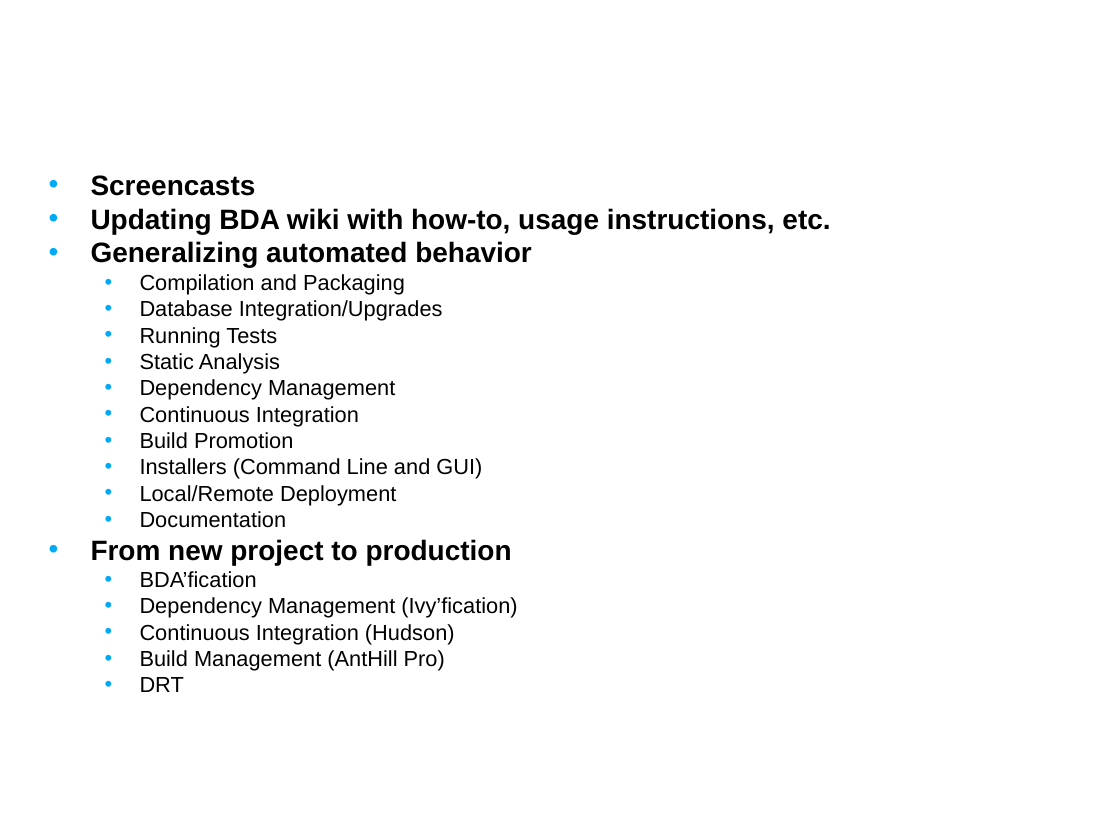
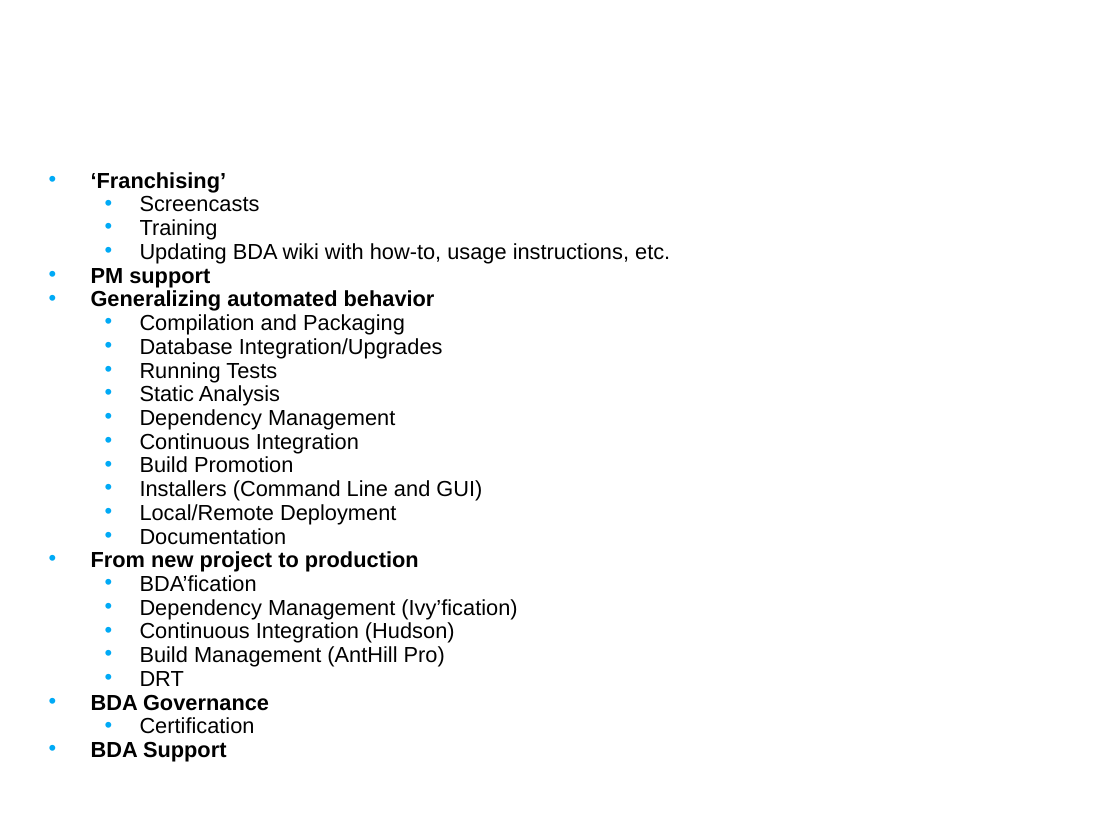
Before and after one commit to NCIP/automation, a slide deck: slide 4 of docs/presentations/bda-priorities-fy09q1.ppt. Drawn at 1120x840 pixels with LibreOffice and Linux fonts; fonts in the diff are those of the drawing; background and template pictures are left out. Boxes give left, top, right and bottom in pixels: in the first picture for what was removed or moved away, otherwise in the second. Text is boxed around its words. In the diff, an @@ line names an element or a change of style, - is before the commit and + after.

```diff
--- a/docs/presentations/bda-priorities-fy09q1.ppt
+++ b/docs/presentations/bda-priorities-fy09q1.ppt
@@ text at bbox=[91, 172, 227, 193]: paragraph added @@
+• ‘Franchising’
@@ text at bbox=[91, 195, 670, 686]: size 18 to 14 pt in "Screencasts", "Updating BDA wiki with how-to, usage instructions, ...", "Generalizing automated behavior", "From new project to production"; bold off in "Screencasts", "Updating BDA wiki with how-to, usage instructions, ..."; list level 1 to 2 in "Screencasts"; line spacing 0.8 to 0.7; list level 1 to 2 in "Updating BDA wiki with how-to, ..."; less space between paragraphs @@
@@ text at bbox=[140, 219, 218, 240]: paragraph added @@
+  • Training
@@ text at bbox=[91, 268, 210, 287]: paragraph added @@
+• PM support
@@ text at bbox=[91, 694, 269, 762]: paragraphs added @@
+• BDA Governance
+  • Certification
+• BDA Support
```
Also in this commit, not shown: 2 other slides changed.
